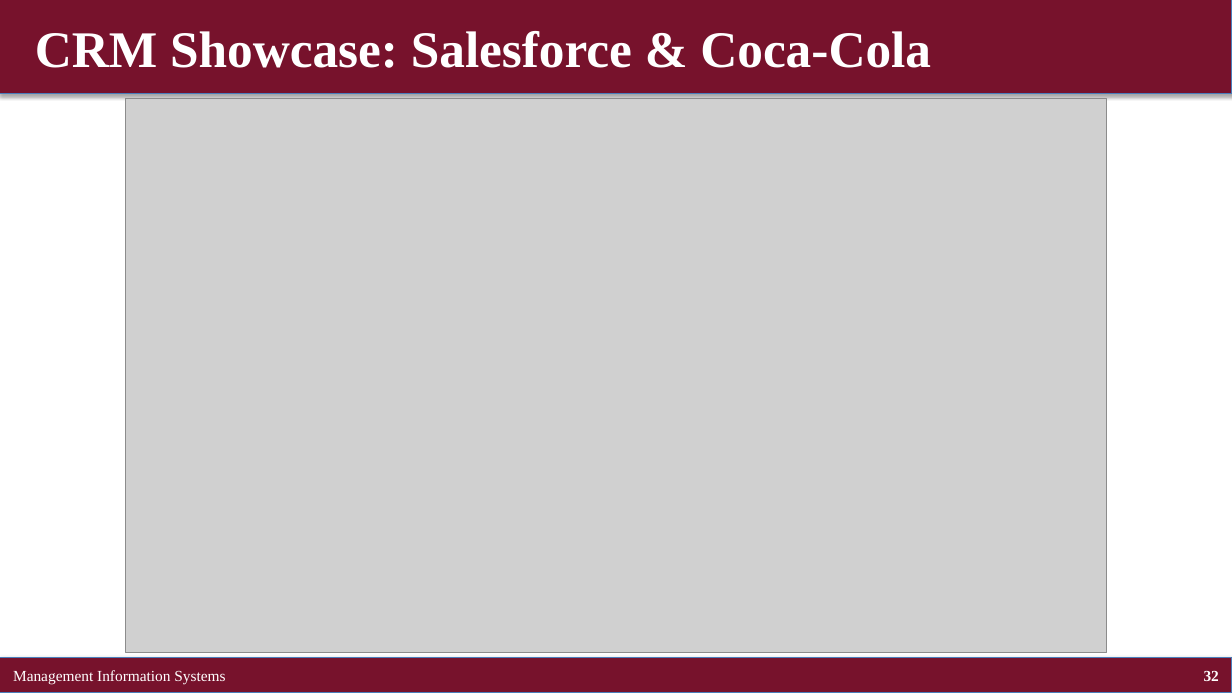
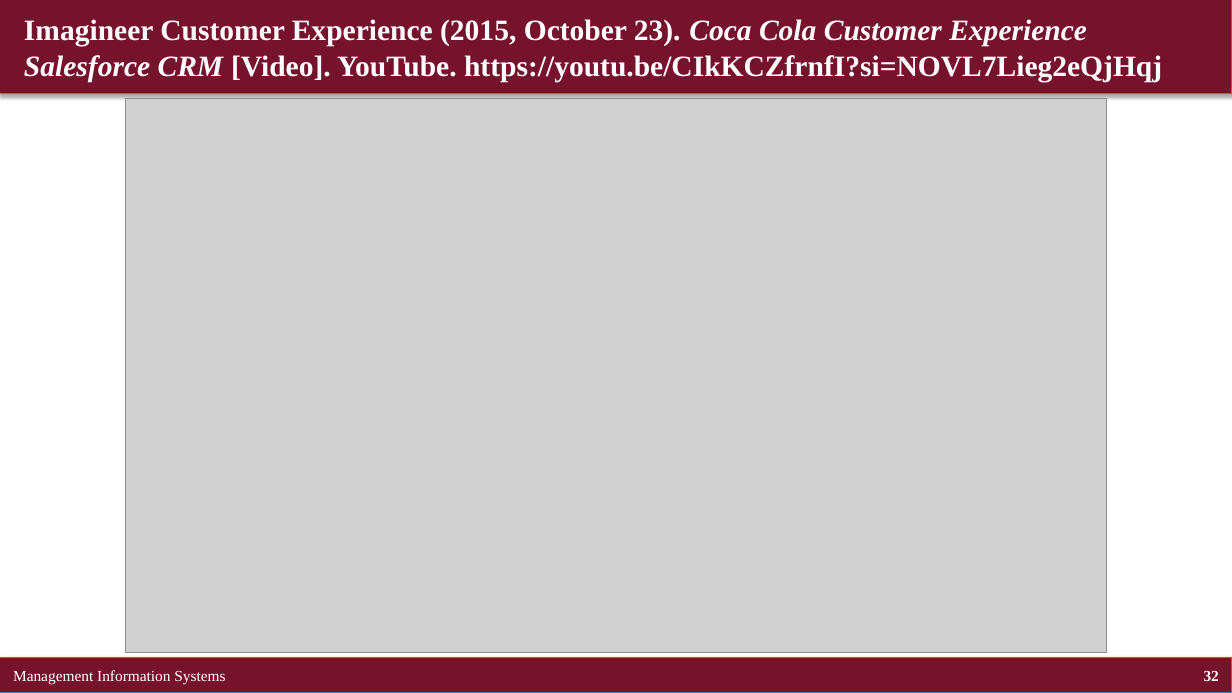
Before and after one commit to brianhwpark/brianhwpark.github.io, a slide deck: slide 32 of files/teaching-resources/concordiacollege-busn-315/busn-315-lecture-note/busn315-ch02.pptx. Drawn at 1232x693 pixels with LibreOffice and Linux fonts; fonts in the diff are those of the drawing; grey boxes stand for pictures. Boxes give left, top, right and bottom in pixels: in the first picture for what was removed or moved away, otherwise in the second. Text is boxed around its words. In the diff, an @@ line names an element or a change of style, - is before the commit and + after.

```diff
--- a/files/teaching-resources/concordiacollege-busn-315/busn-315-lecture-note/busn315-ch02.pptx
+++ b/files/teaching-resources/concordiacollege-busn-315/busn-315-lecture-note/busn315-ch02.pptx
@@ title at <box>24,19,1162,82</box>: text changed; size 40 to 23 pt @@
-CRM Showcase: Salesforce & Coca-Cola
+Imagineer Customer Experience (2015, October 23). Coca Cola Customer Experience
+Salesforce CRM [Video]. YouTube. https://youtu.be/CIkKCZfrnfI?si=NOVL7Lieg2eQjHqj
```
Also in this commit, not shown: 6 other slides changed, 9 other files.
